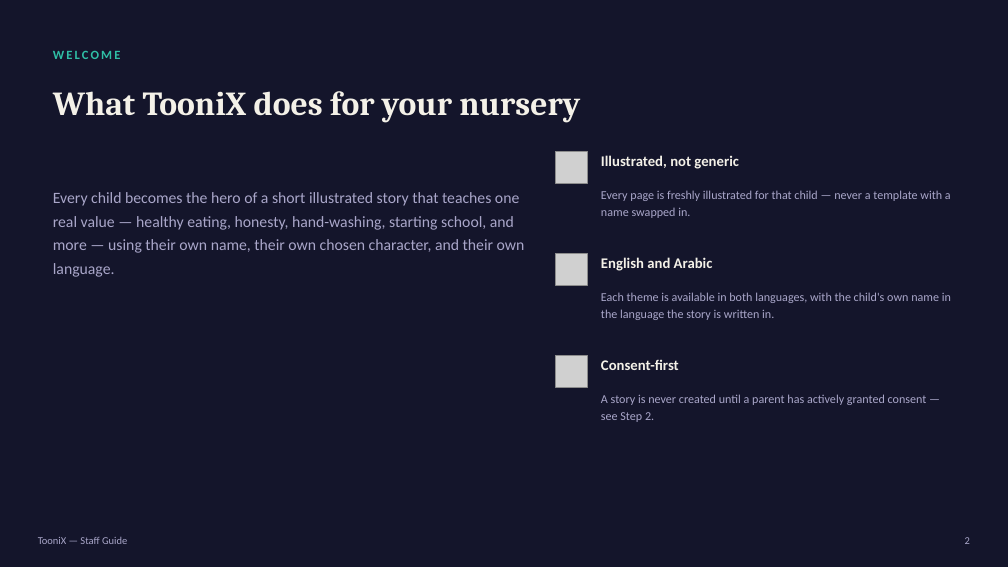
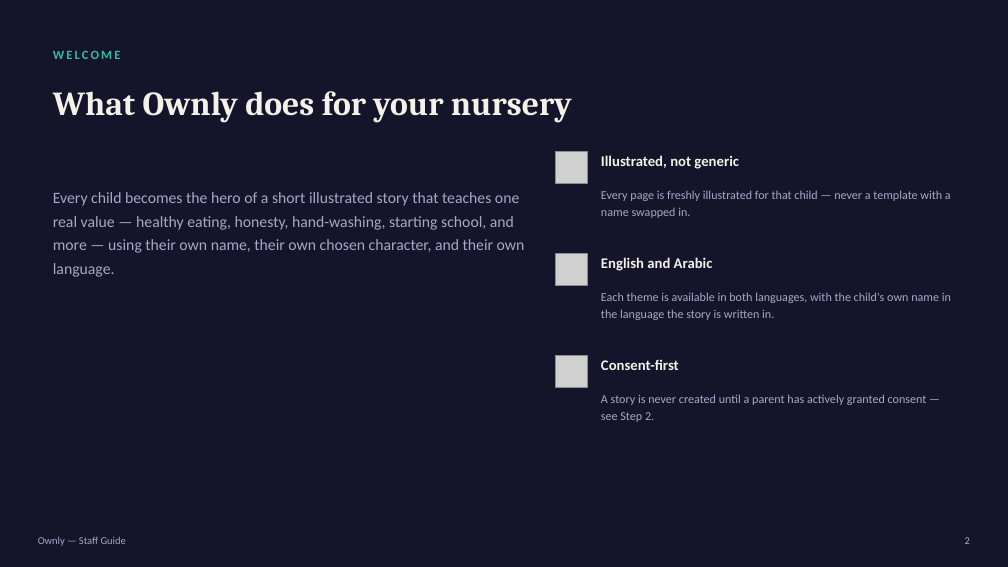
Before and after one commit to PATRIX-Technology/PATRIX-Technology, a slide deck: slide 2 of docs/en/training/staff-guide.pptx. Drawn at 1008x567 pixels with LibreOffice and Linux fonts; fonts in the diff are those of the drawing; grey boxes stand for pictures. Boxes give left, top, right and bottom in pixels: in the first picture for what was removed or moved away, otherwise in the second. Text is boxed around its words. In the diff, an @@ line names an element or a change of style, - is before the commit and + after.

```diff
--- a/docs/en/training/staff-guide.pptx
+++ b/docs/en/training/staff-guide.pptx
@@ text at box(53, 91, 572, 123): text changed @@
-What TooniX does for your nursery
+What Ownly does for your nursery
@@ text at box(38, 537, 126, 546): text changed @@
-TooniX — Staff Guide
+Ownly — Staff Guide
```
Also in this commit, not shown: 10 other slides changed, 37 other files.
